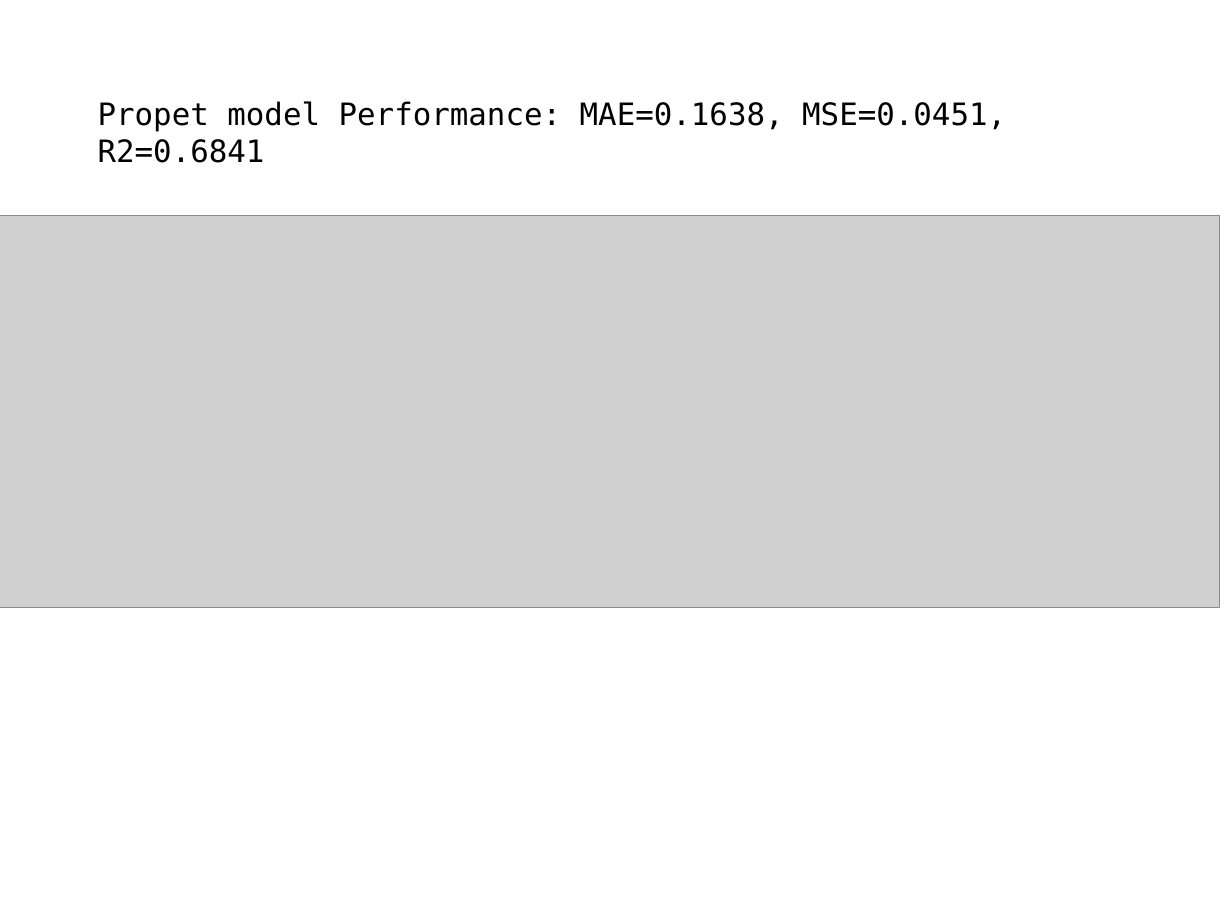
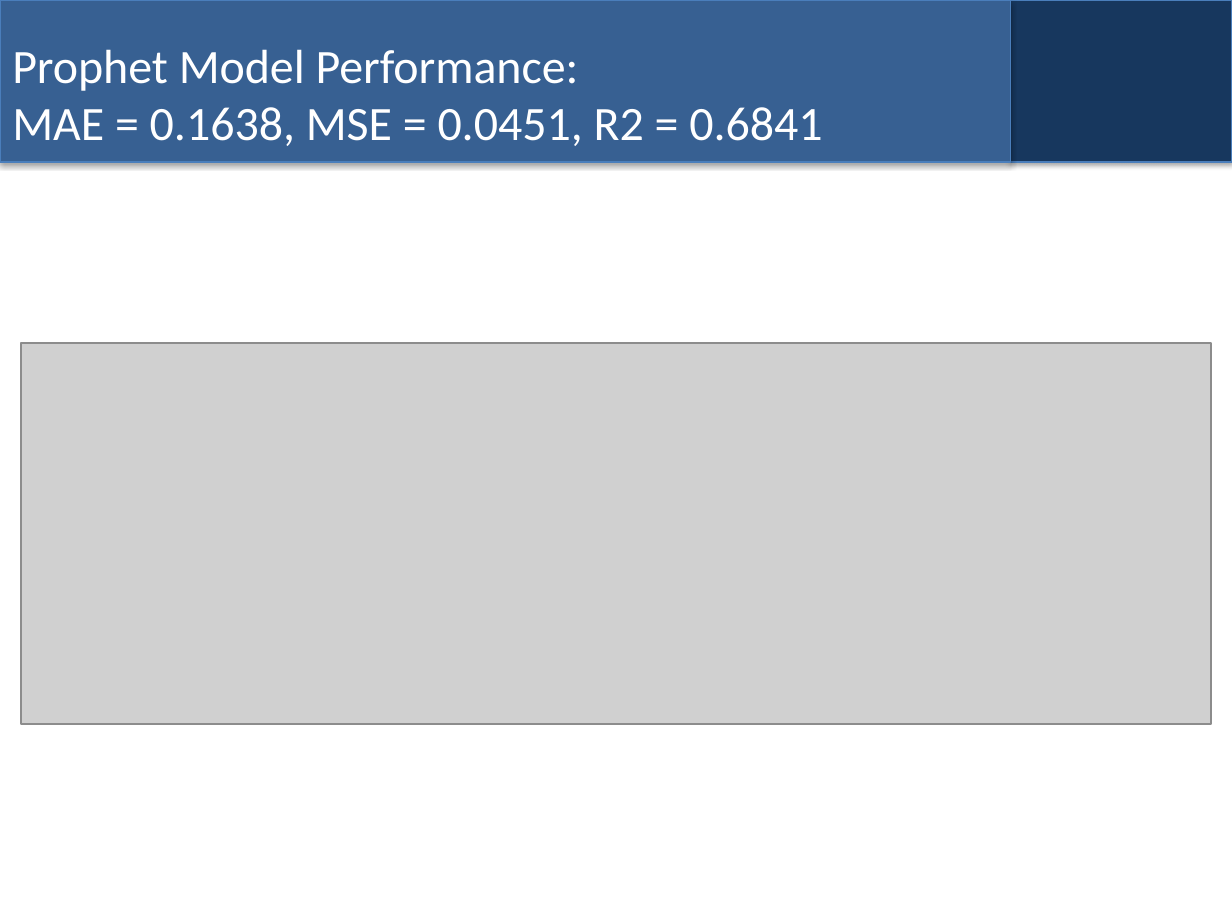
Before and after one commit to bhusalgokarna/Ds_FinalProject, a slide deck: slide 24 of models/Time_Series_EDA_Forecasting_Model_.pptx. Drawn at 1232x924 pixels with LibreOffice and Linux fonts; fonts in the diff are those of the drawing; grey boxes stand for pictures. Boxes give left, top, right and bottom in pixels: in the first picture for what was removed or moved away, otherwise in the second. Text is boxed around its words. In the diff, an @@ line names an element or a change of style, - is before the commit and + after.

```diff
--- a/models/Time_Series_EDA_Forecasting_Model_.pptx
+++ b/models/Time_Series_EDA_Forecasting_Model_.pptx
@@ rectangle added at (0,0,1010,161), fill #376092, outline #4B7EBC 0.75 pt @@
@@ rectangle added at (1010,0,1232,161), fill #17375E, outline #4B7EBC 0.75 pt @@
@@ title "Prophet Model Performance: MAE = ..." at (12,49,822,146): vertical alignment top to middle @@
@@ title at (12,49,822,146): text changed; size 18 to 28 pt; font DejaVu Sans Mono to Calibri; text colour #000000 to #FFFFFF @@
-Propet model Performance: MAE=0.1638, MSE=0.0451, R2=0.6841
+Prophet Model Performance:
+MAE = 0.1638, MSE = 0.0451, R2 = 0.6841
@@ picture: place and size @@
-picture at (0,216,1220,607)
+picture at (21,342,1211,723)
```
Also in this commit, not shown: 22 other slides changed, 2 slides added, 2 slides removed, 1 other file.
